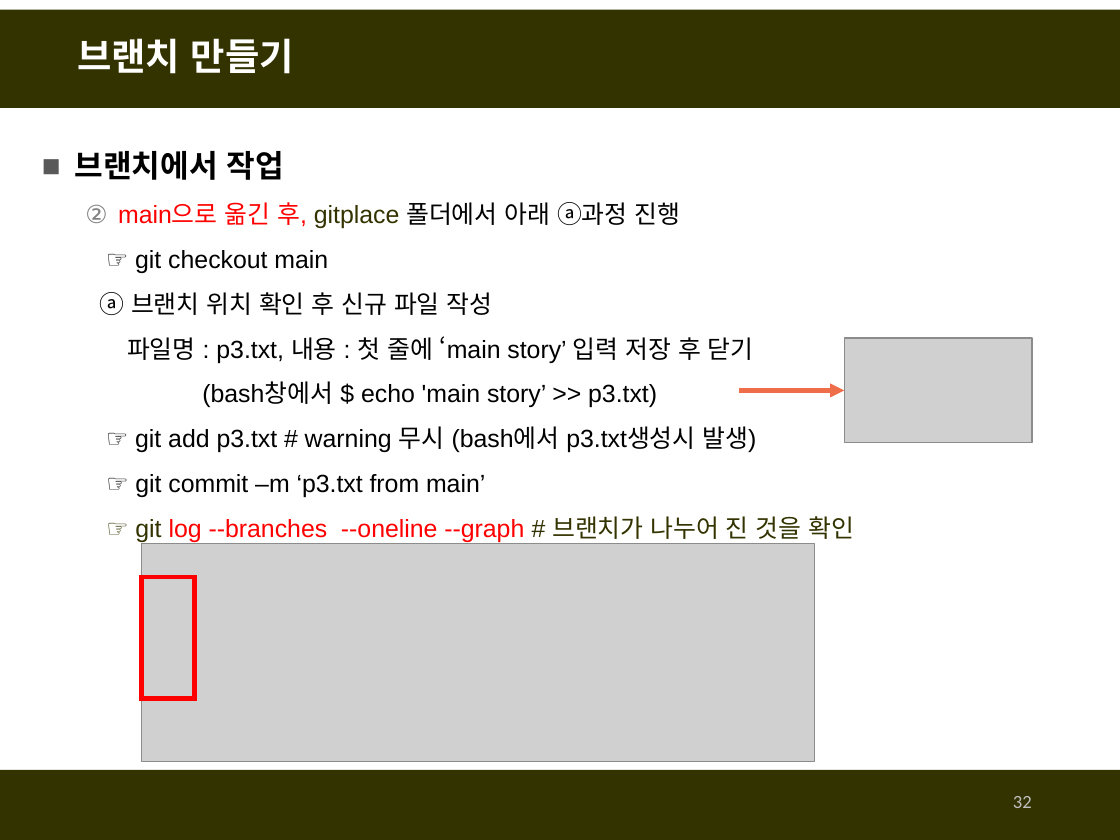
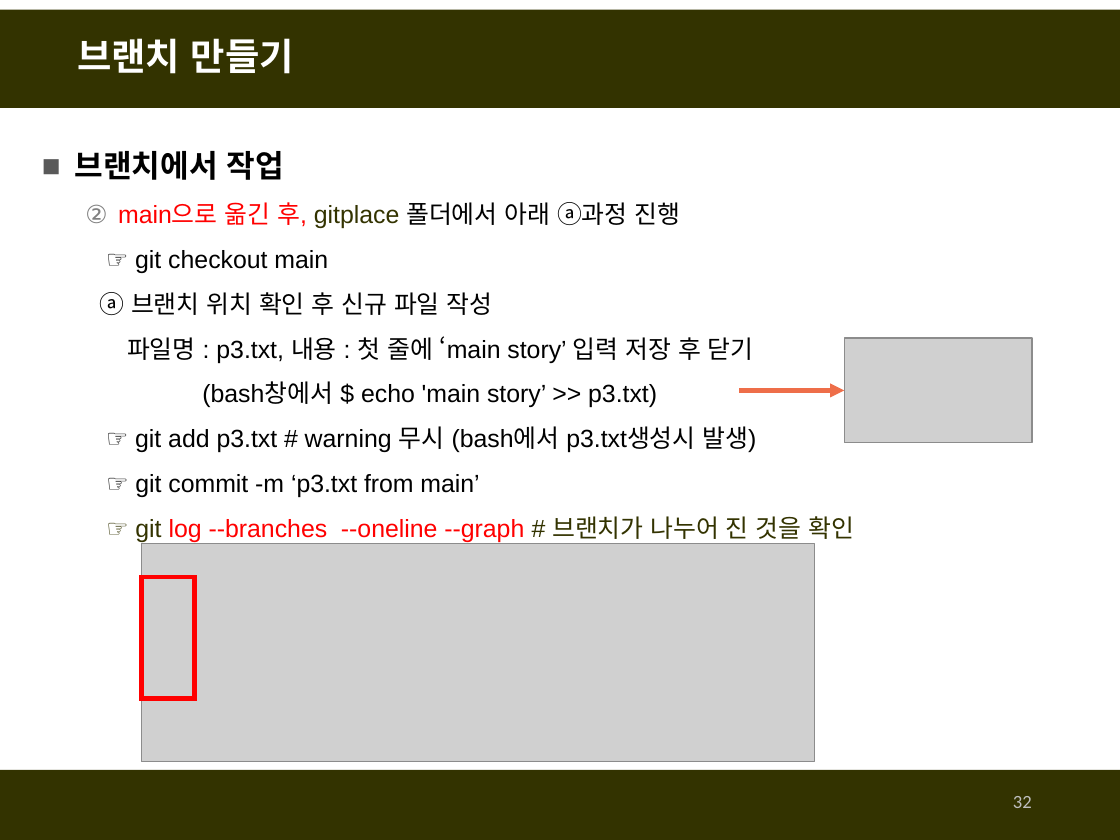
Before and after one commit to fasthill/github-lecture, a slide deck: slide 32 of git및github첫걸음-git사용하기.pptx. Drawn at 1120x840 pixels with LibreOffice and Linux fonts; fonts in the diff are those of the drawing; grey boxes stand for pictures. Boxes give left, top, right and bottom in pixels: in the first picture for what was removed or moved away, otherwise in the second. Text is boxed around its words. In the diff, an @@ line names an element or a change of style, - is before the commit and + after.

```diff
--- a/git및github첫걸음-git사용하기.pptx
+++ b/git및github첫걸음-git사용하기.pptx
@@ text at [135, 474, 479, 497]: text changed @@
-  ☞ git commit –m ‘p3.txt from main’
+  ☞ git commit -m ‘p3.txt from main’
```
Also in this commit, not shown: 6 other slides changed.
